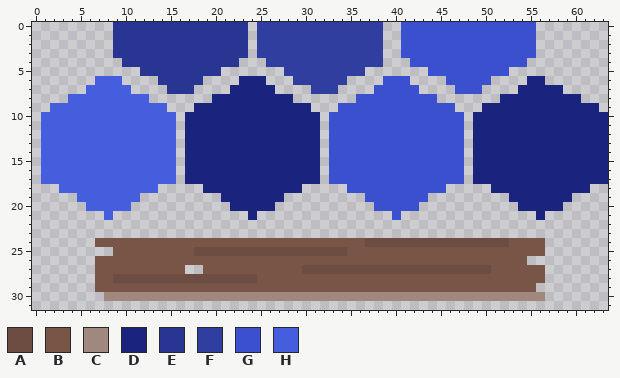
A pixel-art sprite gets an edit: Data/__RAW/2_city/floor-bridge-top.png. That is the earlier state.
The file is 64x32 pixels.
Palette (. is transparent): A #6d4c41  B #795548  C #a1887f  D #1a237e  E #283593  F #303f9f  G #3b50ce  H #455ede
The result:
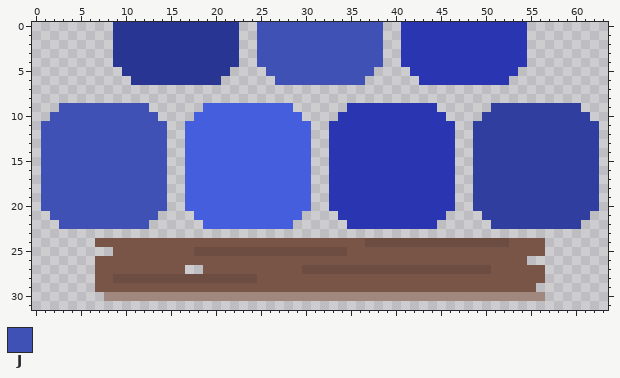
Colours new in this view: J #3f51b5
Message: Updated floor-cell textures
Diff:
Colour G changes from #3b50ce to #2a36b1.
There is now colour E in row 4 at x 9; in row 5 at x 10 to 11 and 21; in row 6 at x 11 to 13 and 19 to 20.
There is now colour F in row 18 at x 49 to 50 and 62; in row 19 at x 49 to 52 and 60 to 62; in row 20 at x 49 to 53 and 59 to 62; in row 21 at x 50 to 55 and 57 to 61; in row 22 at x 51 to 60.
The edit turns colour D into colour F in row 9 at x 51 to 60; in row 10 at x 50 to 61; in rows 11 to 17 at x 49 to 62; in row 18 at x 51 to 61; in row 19 at x 53 to 59; in row 20 at x 54 to 58.
The edit turns colour D into colour F in row 21 at x 56.
There is now colour G in row 4 at x 41; in row 5 at x 42 to 43 and 53; in row 6 at x 43 to 45 and 51 to 52; in row 18 at x 33 to 34 and 46; in row 19 at x 33 to 36 and 44 to 46; in row 20 at x 33 to 37 and 43 to 46.
There is now colour G in row 21 at x 34 to 39 and 41 to 45; in row 22 at x 35 to 44.
There is now colour H in row 18 at x 17 to 18 and 30; in row 19 at x 17 to 20 and 28 to 30; in row 20 at x 17 to 21 and 27 to 30; in row 21 at x 18 to 23 and 25 to 29; in row 22 at x 19 to 28.
The edit turns colour D into colour H in row 9 at x 19 to 28; in row 10 at x 18 to 29; in rows 11 to 17 at x 17 to 30; in row 18 at x 19 to 29; in row 19 at x 21 to 27; in row 20 at x 22 to 26.
The edit turns colour D into colour H in row 21 at x 24.
There is now colour J in row 4 at x 25; in row 5 at x 26 to 27 and 37; in row 6 at x 27 to 28 and 35 to 36; in row 18 at x 1 to 2 and 14; in row 19 at x 1 to 4 and 12 to 14; in row 20 at x 1 to 5 and 11 to 14.
There is now colour J in row 21 at x 2 to 7 and 9 to 13; in row 22 at x 3 to 12.
The edit turns colour F into colour J in rows 0 to 3 at x 25 to 38; in row 4 at x 26 to 38; in row 5 at x 28 to 36; in row 6 at x 29 to 34.
The edit turns colour H into colour J in row 9 at x 3 to 12; in row 10 at x 2 to 13; in rows 11 to 17 at x 1 to 14; in row 18 at x 3 to 13; in row 19 at x 5 to 11; in row 20 at x 6 to 10.
The edit turns colour H into colour J in row 21 at x 8.
Colour D is gone in row 6 at x 23 to 25 and 55 to 56; in row 7 at x 22 to 26 and 54 to 58; in row 8 at x 20 to 28 and 52 to 60; in row 9 at x 18, 29 to 30, 50 and 61 to 62; in row 10 at x 17, 30 to 31, 49 and 62 to 63; in rows 11 to 17 at x 31 and 63.
Colour E is gone in rows 0 to 3 at x 23; in row 7 at x 15 to 17.
Colour F is gone in row 7 at x 31 to 33.
Colour G is gone in rows 0 to 3 at x 55; in row 6 at x 39 to 41; in row 7 at x 38 to 42 and 47 to 49; in row 8 at x 36 to 44; in row 9 at x 34 and 45 to 46; in row 10 at x 33 and 46 to 47.
Colour G is gone in rows 11 to 17 at x 47.
Colour H is gone in row 6 at x 7 to 9; in row 7 at x 6 to 10; in row 8 at x 4 to 12; in row 9 at x 2 and 13 to 14; in row 10 at x 1 and 14 to 15; in rows 11 to 17 at x 15.
Pixel boxes of the changes (left, top, right, bottom) in both pictures:
changed: (41, 22, 608, 229)
